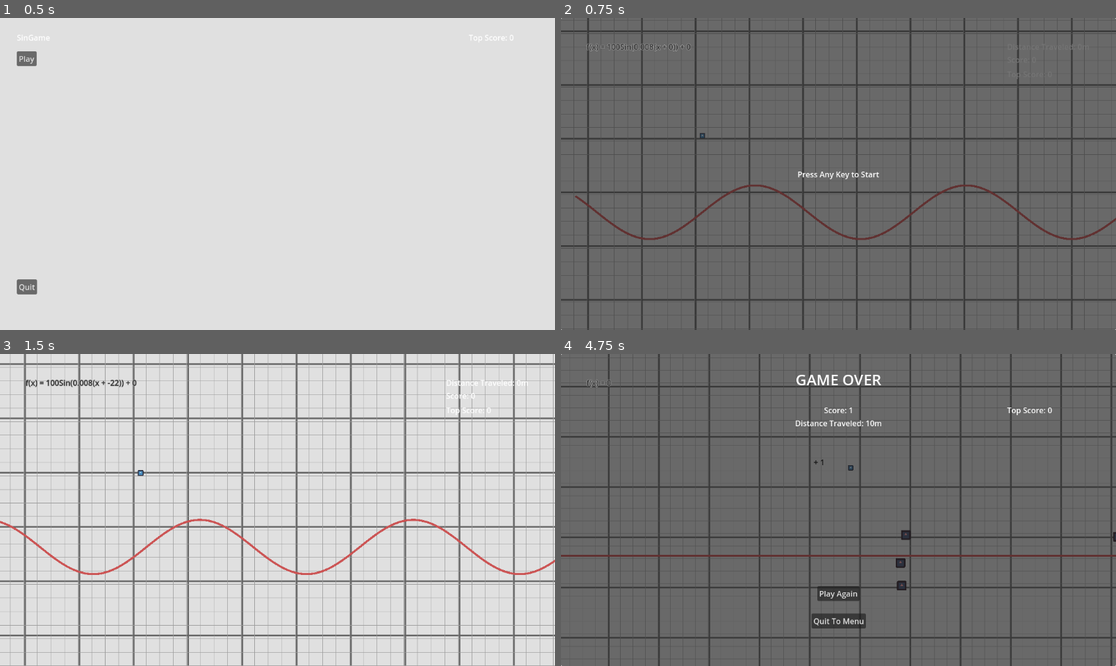
Above: before the commit, frames 1-4 (two rows, left to right).
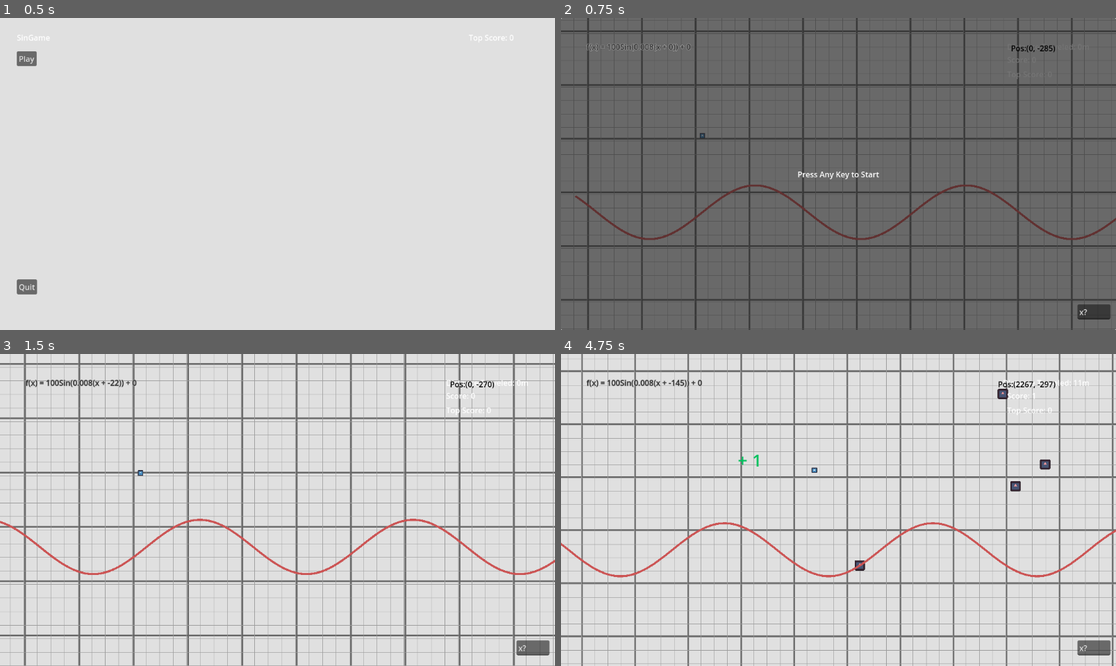
Above: after the commit, the same moments.

Repository: WillowMire/2025GameOffJam
Game: Godot game, scene res://scenes/title_menu.tscn
Same seed, same stepped clock (60 frames per second), same inputs: the game is played once before the commit and once after it. The engine's default icon, where the game draws it, is replaced by a stand-in: a white triangle on a blue panel in a dark square.
Inputs:
- Up to frame 1 (0.5 s): no input
- Up to frame 2 (0.75 s): click "Play" at 0.5 s
- Up to frame 3 (1.5 s): tap Enter at 1.25 s; hold Right (right) from 1.28 s (still down)
- Up to frame 4 (4.75 s): release Right (right) at 2.03 s; hold Down (down) 2.03-2.78 s; hold Right (right) 2.78-3.53 s; hold Up (up) 3.53-4.28 s; hold Left (left) from 4.28 s (still down)

Frame 1 is identical in both runs. In frame 2, 0.4% of the frame differs, in the area x 81-99%, y 8-97%; in frame 3, 0.7%; in frame 4, 96%, in the area x 0-100%, y 0-100%.

Commit message:
made enemy spawn based on distance instead of time elapsed, did a FUCK TON to try and fix collision, and I think it worked mostly

Diff:
--- a/game-off-2025-sine-wave-game/objects/text_pop_up.tscn
+++ b/game-off-2025-sine-wave-game/objects/text_pop_up.tscn
@@ -3,8 +3,8 @@
 [ext_resource type="Script" uid="uid://d22j1vykbdf5w" path="res://scripts/text_pop_up.gd" id="1_2h1dq"]
 
 [sub_resource type="LabelSettings" id="LabelSettings_2h1dq"]
-font_size = 32
-font_color = Color(0.06, 0.06, 0.06, 1)
+font_size = 64
+font_color = Color(0, 0.7607843, 0.36862746, 1)
 
 [node name="TextPopUp" type="Node2D"]
 script = ExtResource("1_2h1dq")
--- a/game-off-2025-sine-wave-game/project.godot
+++ b/game-off-2025-sine-wave-game/project.godot
@@ -42,6 +42,10 @@
 ]
 }
 
+[physics]
+
+common/physics_interpolation=true
+
 [rendering]
 
 renderer/rendering_method="gl_compatibility"
--- a/game-off-2025-sine-wave-game/scenes/arcade.tscn
+++ b/game-off-2025-sine-wave-game/scenes/arcade.tscn
@@ -9,18 +9,16 @@
 [ext_resource type="Script" uid="uid://bqeqeb3snc5k1" path="res://scripts/fx_controller.gd" id="7_utn3h"]
 
 [sub_resource type="Curve" id="Curve_658re"]
-_data = [Vector2(0, 0), 0.0, 5.515918, 0, 0, Vector2(0.09302327, 0.5617978), 2.604787, 2.604787, 0, 0, Vector2(0.36046514, 1), 0.0, 0.0, 0, 0]
+_data = [Vector2(0, 0), 0.0, 5.515918, 0, 0, Vector2(0.107382566, 0.6629214), 2.604787, 2.604787, 0, 0, Vector2(0.4362416, 1), 0.0, 0.0, 0, 0]
 point_count = 3
 
 [sub_resource type="PhysicsMaterial" id="PhysicsMaterial_658re"]
 friction = 0.0
-bounce = 0.1
-absorbent = true
 
 [sub_resource type="CircleShape2D" id="CircleShape2D_4ltp0"]
 
 [sub_resource type="CircleShape2D" id="CircleShape2D_8hgfh"]
-radius = 12.0
+radius = 22.0
 
 [sub_resource type="LabelSettings" id="LabelSettings_658re"]
 font_color = Color(0.17, 0.17, 0.17, 1)
@@ -35,6 +33,7 @@
 
 [node name="Arcade" type="Node2D" node_paths=PackedStringArray("player", "cam_guide", "cam", "obj_generator", "sin_label", "score_label", "top_score_label", "dist_traveled_label", "player_start_node", "fx_controller", "line")]
 script = ExtResource("1_wer3u")
+DEBUG = true
 player = NodePath("PlayerObject")
 cam_guide = NodePath("CamGuide")
 cam = NodePath("CamGuide/MainCam")
@@ -51,21 +50,21 @@
 min_control_speed = 100.0
 max_control_speed = 150.0
 v_move_curve = SubResource("Curve_658re")
-v_up_multiplier = 0.3
-v_down_multiplier = 1.8
+v_up_multiplier = 0.45
+v_down_multiplier = 1.6
 h_move_control_lerp_time = 0.5
 
 [node name="InitialPlayerPosition" type="Node2D" parent="."]
 position = Vector2(0, -285)
 
-[node name="ObjectGeneration" type="Node2D" parent="." node_paths=PackedStringArray("game_node", "cam")]
+[node name="ObjectGeneration" type="Node2D" parent="." node_paths=PackedStringArray("game_node", "cam", "player")]
 script = ExtResource("2_8hgfh")
 game_node = NodePath("..")
 cam = NodePath("../CamGuide/MainCam")
-max_spawn_y = -600.0
-min_spawn_y = 150.0
-spawn_base_interval = 0.9
-interval_random_variance = 0.2
+player = NodePath("../PlayerObject")
+spawn_separation_dist = 1400
+max_spawn_y = -1300.0
+min_spawn_y = 100.0
 
 [node name="ZeroSpawn" type="Node2D" parent="ObjectGeneration"]
 
@@ -85,19 +84,21 @@
 
 [node name="PlayerObject" type="RigidBody2D" parent="." node_paths=PackedStringArray("game_node")]
 position = Vector2(279, -364)
-collision_mask = 6
+collision_mask = 2
 mass = 0.1
 physics_material_override = SubResource("PhysicsMaterial_658re")
-gravity_scale = 0.5
+gravity_scale = 0.6
 lock_rotation = true
 continuous_cd = 1
 contact_monitor = true
-max_contacts_reported = 1
+max_contacts_reported = 3
 script = ExtResource("4_cmngb")
 game_node = NodePath("..")
-col_impulse_mult = 90.0
-col_force_mult = 150.0
-downhill_force_mult = 1.2
+col_impulse_mult = 70.0
+col_force_mult = 130.0
+downhill_force_mult = 1.4
+max_velocity = 1200.0
+rebound_force = 22.0
 
 [node name="CollisionShape2D" type="CollisionShape2D" parent="PlayerObject"]
 z_index = 2
@@ -110,6 +111,7 @@
 region_rect = Rect2(3.105, 0, 115.895, 127.5)
 
 [node name="Area2D" type="Area2D" parent="PlayerObject"]
+collision_layer = 0
 collision_mask = 4
 
 [node name="CollisionShape2D" type="CollisionShape2D" parent="PlayerObject/Area2D"]
@@ -357,7 +359,6 @@
 
 [node name="TextPopUps" type="Node" parent="FXController"]
 
-[connection signal="body_entered" from="PlayerObject" to="PlayerObject" method="_on_body_entered"]
 [connection signal="body_entered" from="PlayerObject/Area2D" to="PlayerObject" method="_on_area_2d_body_entered"]
 [connection signal="body_exited" from="PlayerObject/Area2D" to="PlayerObject" method="_on_area_2d_body_exited"]
 [connection signal="pressed" from="CanvasLayer/EndGameScreen/QuitToMenu" to="." method="_on_quit_to_menu_pressed"]
--- a/game-off-2025-sine-wave-game/scripts/arcade_main.gd
+++ b/game-off-2025-sine-wave-game/scripts/arcade_main.gd
@@ -110,6 +110,7 @@
 		var i = Vector2(x, sin_func_math(x, a_var, b_var, c_var, d_var))
 		collision_vect_array.append(i)
 
+#change to world thing
 var sin_collision_array : Array[CollisionShape2D] #change to poly or normal depending on what sincollision im doing
 func start_sin_collision() -> void:
 	for i in collision_vect_array.size() - 1:
@@ -195,7 +196,7 @@
 		visual_vect_array.append(i)
 	line.set_points(visual_vect_array)
 
-func sin_func_math(x : float, a : float, b : float, c : float, d : float) -> float:
+func sin_func_math(x : float, a : float = a_var, b : float = b_var, c : float = c_var, d : float = d_var) -> float:
 	# aSin(b(x+c))+d
 	var y
 	y = (a * -sin(b * (x + c))) + d
@@ -230,31 +231,11 @@
 	if game_ended: return
 	score += value
 	fx_controller.inst_text_pop_up(player.global_position, "+ " + str(value))
-	print("added score: " + str(value))
 
 func start_game():
 	$CanvasLayer/StartScreen.visible = false
 	player.freeze = false
 	running = true
-
-func reset_game():
-	pass
-	#save data
-	#game_ended = false
-	#a_var = initial_a
-	#b_var = initial_b
-	#c_var = initial_c
-	#d_var = initial_d
-	#setup_ui()
-	#update_sin_label()
-	#score = 0
-	#obj_generator.despawn_all()
-	#player.global_position = player_start_node.global_position
-	#player.freeze = true
-	#cam_guide.position = cam_guide.find_pos()
-	#cam.zoom = cam_guide.find_zoom()
-	#draw_wave()
-	#running = false
 
 var game_ended : bool = false
 func end_game(end_type : String):
@@ -266,9 +247,12 @@
 			update_sin_collision()
 	save_top_score()
 	$CanvasLayer/Score.visible = false
+	$CanvasLayer/TopScore.visible = false
 	$CanvasLayer/DistanceTraveled.visible = false
 	$CanvasLayer/EndGameScreen/DistanceTraveled.text = "Distance Traveled: " + str(dist_traveled) + "m"
-	$CanvasLayer/EndGameScreen/Score.text = "Score: " + str(score)
+	var i = ""
+	if score > top_score: i = " (New High Score)"
+	$CanvasLayer/EndGameScreen/Score.text = "Score: " + str(score) + i
 	$CanvasLayer/EndGameScreen.visible = true
 
 func save_top_score():
--- a/game-off-2025-sine-wave-game/scripts/object_generation.gd
+++ b/game-off-2025-sine-wave-game/scripts/object_generation.gd
@@ -3,30 +3,31 @@
 
 @export var game_node : _ArcadeMain
 @export var cam : Camera2D
+@export var player : _PlayerObject
 var zero_enem = preload("res://objects/zero_enemy.tscn")
+@export var spawn_separation_dist : int
+var initial_pos
 @export var max_spawn_y : float
 @export var min_spawn_y : float
-@export var spawn_base_interval : float
-@export var interval_random_variance : float
 
 func _ready() -> void:
-	if spawn_base_interval - interval_random_variance < 0:
-		push_error("timer cant be negative, make sure interval_random_variance is less than spawn_base_interval")
+	pass
+	initial_pos = cam.global_position.x
 
 func _physics_process(delta: float) -> void:
 	if !game_node.running: return
 	spawner(delta)
 	despawner()
 
-var spawn_timer : float
-@onready var temp_spawn_inteval = spawn_base_interval
+var prev_dist
 func spawner(delta : float) -> void:
-	if spawn_timer >= temp_spawn_inteval:
-		temp_spawn_inteval = randf_range(spawn_base_interval - interval_random_variance, spawn_base_interval + interval_random_variance)
+	pass
+	var dist = snappedi((player.global_position.x - initial_pos), spawn_separation_dist)
+	if dist%spawn_separation_dist == 0 && dist != prev_dist:
+		spawn_zero(get_spawn_location(3))
 		spawn_zero(get_spawn_location(2))
 		spawn_zero(get_spawn_location(1))
-		spawn_timer = 0
-	spawn_timer += delta
+	prev_dist = dist
 
 func check_out_bounds(area : Area2D):
 	var l = get_viewport().get_visible_rect().size.x * (1 / cam.zoom.x) / 2
@@ -45,7 +46,7 @@
 func get_spawn_location(curve_exponent : float) -> Vector2:
 	var l = get_viewport().get_visible_rect().size.x * (1 / cam.zoom.x) / 2
 	var cent = cam.get_screen_center_position().x
-	var offset = min_spawn_y - max_spawn_y
+	var offset = abs(min_spawn_y - max_spawn_y)
 	var tx = pow(max_spawn_y + offset, 1/curve_exponent)
 	var ty = pow(min_spawn_y + offset, 1/curve_exponent)
 	var i = randf_range(tx, ty)
--- a/game-off-2025-sine-wave-game/scripts/player_object.gd
+++ b/game-off-2025-sine-wave-game/scripts/player_object.gd
@@ -8,48 +8,70 @@
 var collided : bool
 var col_timer : float
 @onready var initial_grav : float = self.gravity_scale
+@export var max_velocity : float
+@export var rebound_force : float
 
 @warning_ignore("unused_signal")
 signal game_end(end_type_name : String)
 @warning_ignore("unused_signal")
 signal gained_score(amount : int)
 
-func _process(delta: float) -> void:
-	if game_node.game_ended:
-		self.physics_material_override.absorbent = false
-		self.physics_material_override.friction = 0.5
+func _physics_process(_delta: float) -> void:
+	if game_node.game_ended: return
 	if collided:
 		var d = 1
 		var dir = Vector2(1, game_node.sin_derivative_math(self.global_position.x))
 		if dir.y > 0:
 			d = downhill_force_mult
 		self.apply_central_force(dir.normalized() * col_force_mult * d)
-	col_timer -= delta
-	if col_timer < 0:
-		collided = false
 
-func _on_body_entered(body: Node) -> void:
-	if game_node.game_ended: return
-	# enemy detection
-	if body.get_collision_layer() == 2:
-		print("col_enem")
-	# wave detection
-	#if collided: pass #do this for animation
-	#collided = true
-	#col_timer = 1
-	#if body.name == "WaveCollision":
-		#var d = 1
-		#var dir = Vector2(1, game_node.sin_derivative_math(self.global_position.x))
-		#if dir.y > 0:
-			#d = downhill_force_mult
-		#self.apply_central_impulse(dir.normalized() * col_impulse_mult * d)
+	if is_player_below_wave():
+		snap_player_above_wave()
+		revert_vel()
+		print("is snappy bitch")
+		is_snapped = true
 
+	check_player_at_crest()
+
+	if self.linear_velocity.length() > max_velocity:
+		var opp = self.linear_velocity.orthogonal().orthogonal()
+		self.apply_central_force(opp.normalized() * rebound_force)
+
+	prev_vel = self.linear_velocity
+
+@export var clipping_forgiveness : float
+func is_player_below_wave() -> bool:
+	var y_off = $CollisionShape2D.shape.radius
+	var y_wave = game_node.sin_func_math(self.global_position.x)
+	if self.global_position.y > (y_wave - y_off + clipping_forgiveness):
+		return true
+	else: return false
+
+func snap_player_above_wave():
+	var y_off = $CollisionShape2D.shape.radius
+	var y_wave = game_node.sin_func_math(self.global_position.x)
+	var normal = Vector2(1, game_node.sin_derivative_math(self.global_position.x)).normalized().orthogonal()
+	self.global_position = Vector2(self.global_position.x, y_wave + (normal.y * 2 * y_off))
+
+var prev_vel : Vector2
+func revert_vel():
+	var dir_der = Vector2(1, game_node.sin_derivative_math(self.global_position.x))
+	self.linear_velocity = dir_der.normalized() * prev_vel.length()
+
+var is_snapped : bool = false
+func check_player_at_crest():
+	var deriv = game_node.sin_derivative_math(self.global_position.x)
+	if deriv < 0.3 && -0.6 < deriv:
+		is_snapped = false
+		return
+	if is_snapped:
+		snap_player_above_wave()
 
 func _on_area_2d_body_entered(body: Node2D) -> void:
 	if collided: pass #do this for animation
 	collided = true
-	col_timer = 1
 	if body.name == "WaveCollision":
+		if is_snapped: return
 		var d = 1
 		var dir = Vector2(1, game_node.sin_derivative_math(self.global_position.x))
 		if dir.y > 0:
